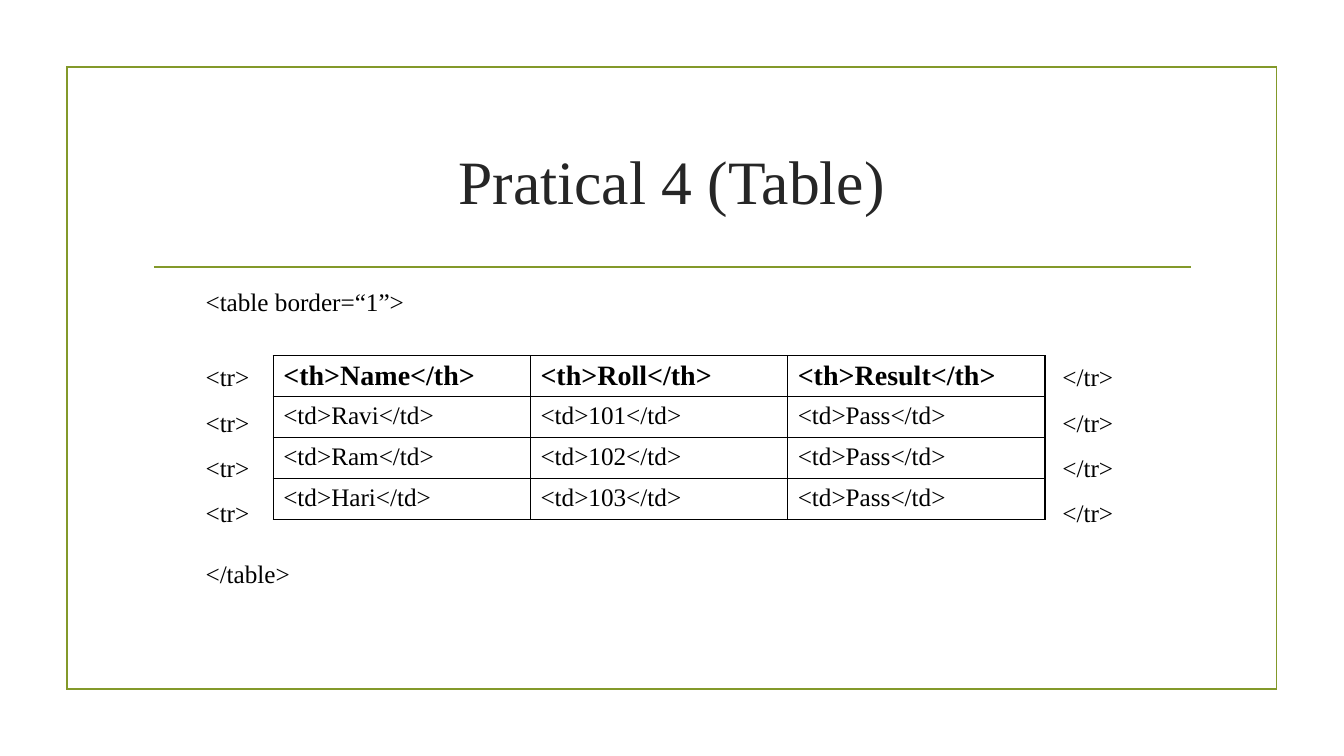
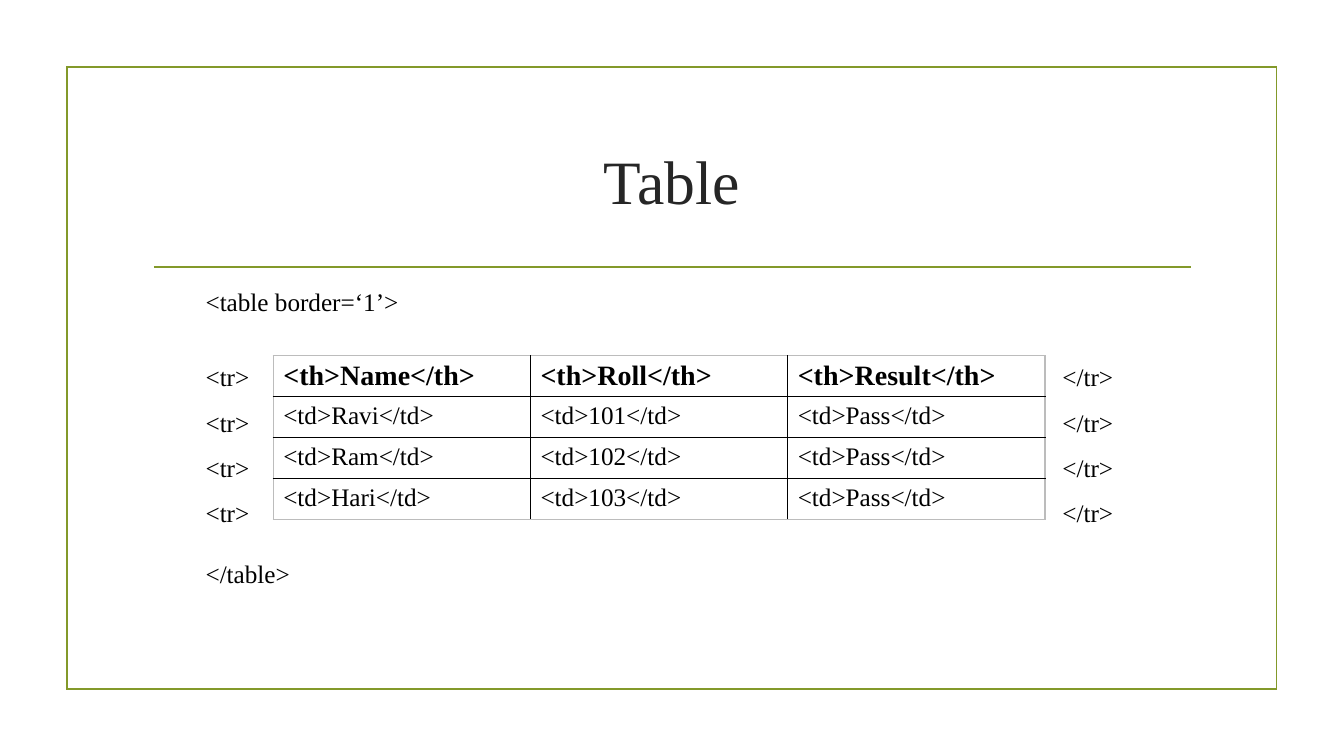
Before and after one commit to sagarshrestha81/FED, a slide deck: slide 29 of HTML.pptx (slide 27 before the commit). Drawn at 1344x756 pixels with LibreOffice and Linux fonts; fonts in the diff are those of the drawing; background and template pictures are left out. Boxes give left, top, right and bottom in pixels: in the first picture for what was removed or moved away, otherwise in the second. Text is boxed around its words. In the diff, an @@ line names an element or a change of style, - is before the commit and + after.

```diff
--- a/HTML.pptx
+++ b/HTML.pptx
@@ title at <box>604,161,740,205</box>: text changed @@
-Pratical 4 (Table)
+Table
@@ text at <box>206,293,398,312</box>: text changed @@
-<table border=“1”>
+<table border=‘1’>
```
Also in this commit, not shown: 19 other slides changed, 4 slides added, 5 slides removed, 4 other files.
